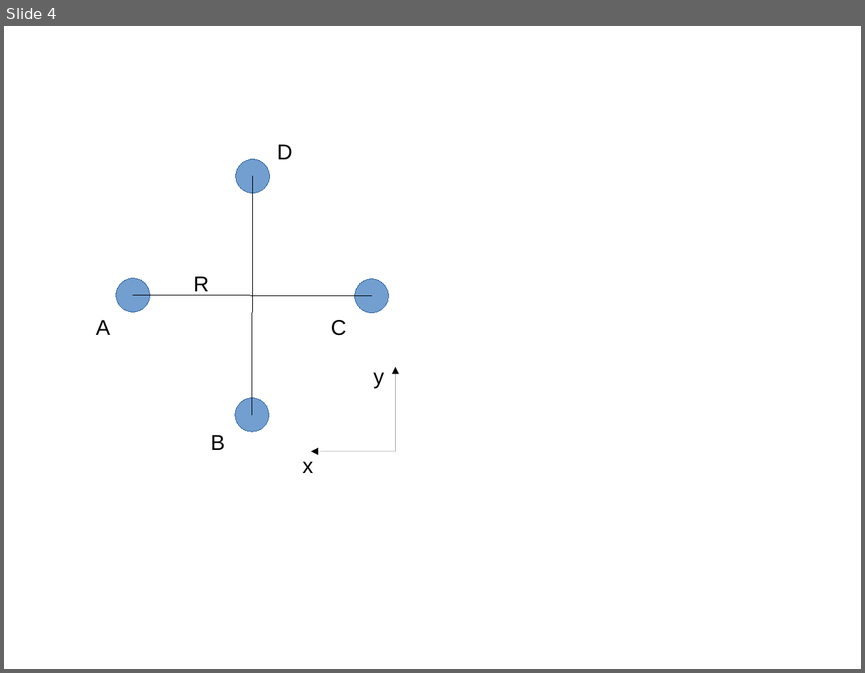
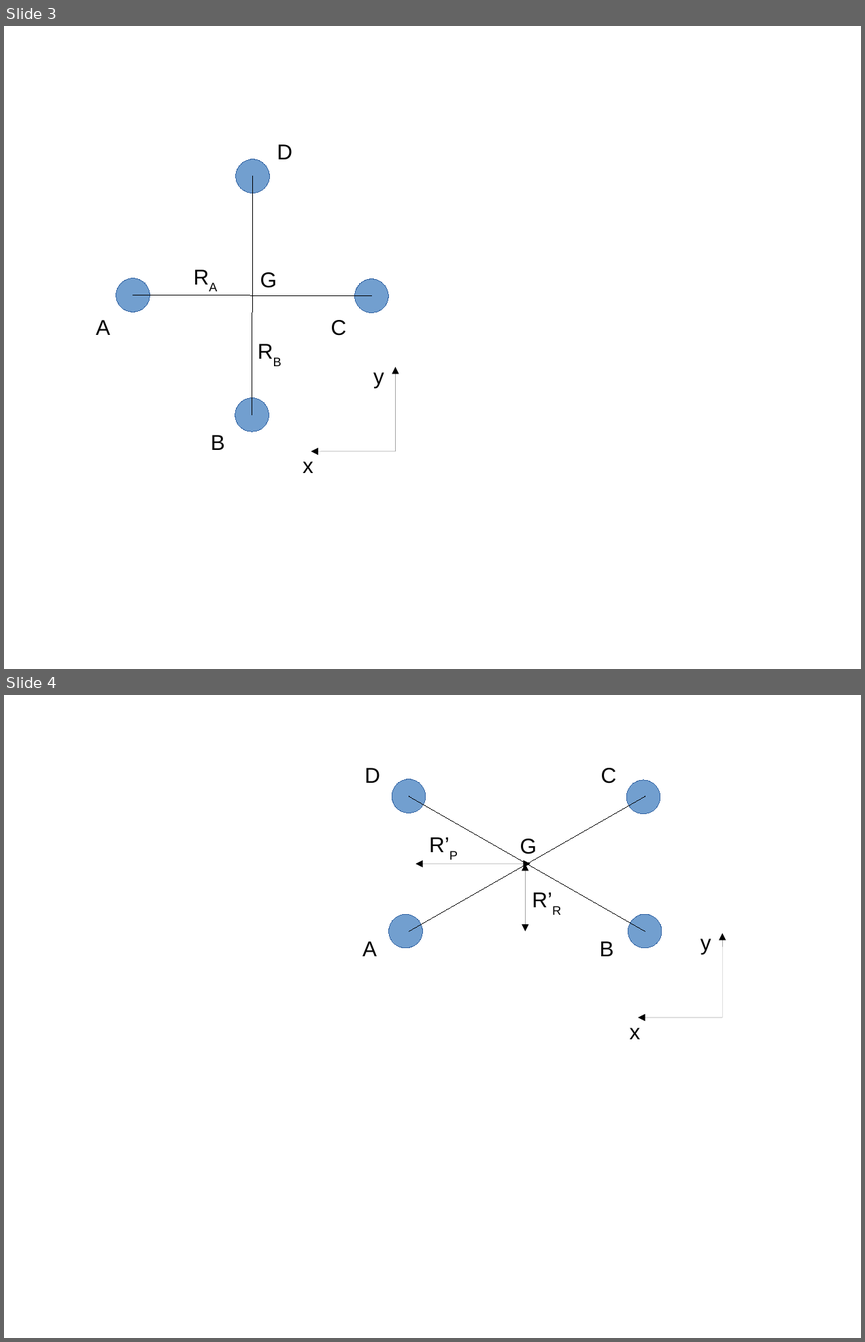
Before and after one commit to SebastienBocquet/ConvertibleUAV, a slide deck: doc/source/figs.pptx. Shown one above the other, each under a label of ours: slide 4 before the commit, slides 3 and 4 after it. The pictures are 865x673 and 865x1342 pixels, drawn with LibreOffice and Linux fonts; fonts in the diff are those of the drawing. Boxes give left, top, right and bottom in pixels: in the first picture for what was removed or moved away, otherwise in the second. Text is boxed around its words. In the diff, an @@ line names an element or a change of style, - is before the commit and + after.

```diff
--- a/doc/source/figs.pptx
+++ b/doc/source/figs.pptx
@@ slide 4 added at [4,695,861,1338], background #FFFFFF @@
@@ text added at [364,768,380,783], 18 pt, text #000000 @@
+D
@@ ellipse added at [385,772,432,819], fill #729FCF, outline #3465A4 0.75 pt @@
@@ text added at [601,768,617,783], 18 pt, text #000000 @@
+C
@@ ellipse added at [619,773,666,820], fill #729FCF, outline #3465A4 0.75 pt @@
@@ line added from (409, 932) to (645, 796), #000000 0.75 pt @@
@@ line added from (409, 796) to (645, 932), #000000 0.75 pt @@
@@ text added at [429,837,458,860], 18 pt, text #000000 @@
+R’P
@@ text added at [520,838,536,854], 18 pt, text #000000 @@
+G
@@ double arrow added from (530, 864) to (415, 864), #000000 0.75 pt @@
@@ double arrow added from (525, 864) to (525, 932), #000000 0.75 pt @@
@@ text added at [532,892,561,915], 18 pt, text #000000 @@
+R’R
@@ ellipse added at [382,907,429,955], fill #729FCF, outline #3465A4 0.75 pt @@
@@ ellipse added at [621,907,668,955], fill #729FCF, outline #3465A4 0.75 pt @@
@@ text added at [700,938,711,954], 18 pt, text #000000 @@
+y
@@ arrow added from (722, 1017) to (722, 933), #000000 0.75 pt @@
@@ text added at [362,941,377,956], 18 pt, text #000000 @@
+A
@@ text added at [600,941,614,956], 18 pt, text #000000 @@
+B
@@ arrow added from (722, 1017) to (638, 1017), #000000 0.75 pt @@
@@ text added at [630,1028,640,1039], 18 pt, text #000000 @@
+x
@@ what was slide 4 is now slide 3 @@
@@ slide 3 changed as well @@
@@ text at [194,276,209,295]: text changed @@
-R
+RA
@@ text added at [260,272,277,288], 18 pt, text #000000 @@
+G
@@ text added at [249,333,297,365], 18 pt, text #000000 @@
+RB
```
Also in this commit, not shown: 3 other slides changed, 1 slide removed, 7 other files.
